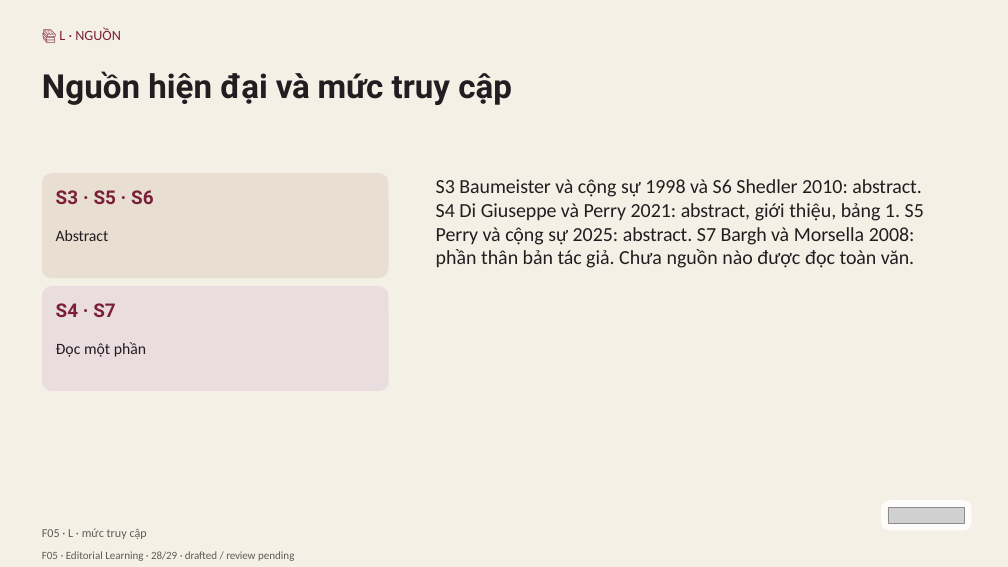
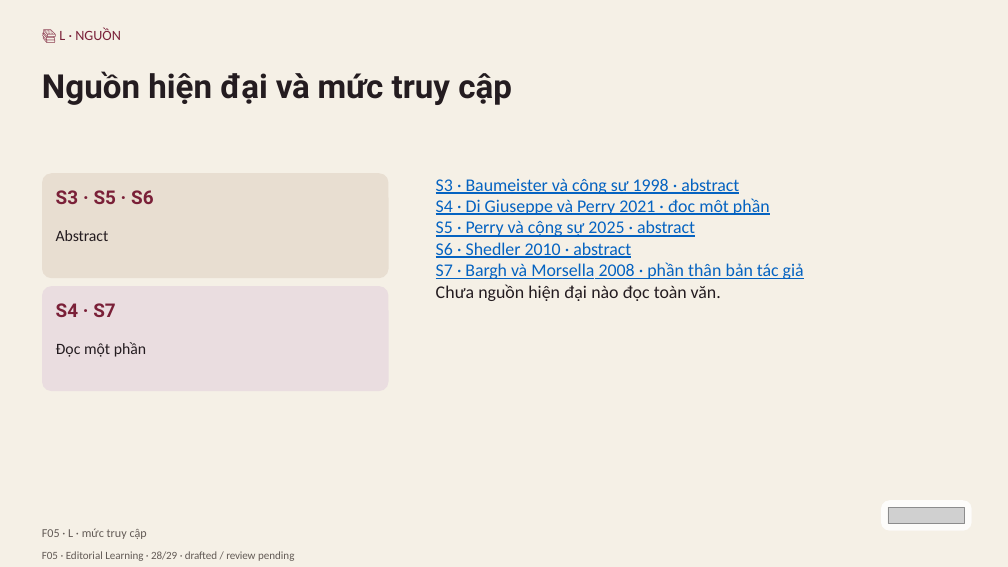
Before and after one commit to vohoailinh90/Multiple-report, a slide deck: slide 28 of psychology-knowledge/01-Sigmund-Freud/visuals/f05.pptx. Drawn at 1008x567 pixels with LibreOffice and Linux fonts; fonts in the diff are those of the drawing; grey boxes stand for pictures. Boxes give left, top, right and bottom in pixels: in the first picture for what was removed or moved away, otherwise in the second. Text is boxed around its words. In the diff, an @@ line names an element or a change of style, - is before the commit and + after.

```diff
--- a/psychology-knowledge/01-Sigmund-Freud/visuals/f05.pptx
+++ b/psychology-knowledge/01-Sigmund-Freud/visuals/f05.pptx
@@ text at <box>436,178,804,301</box>: text changed; size 28.5 to 25.5 pt; text colour #241C20 to #0563C1 @@
-S3 Baumeister và cộng sự 1998 và S6 Shedler 2010: abstract. S4 Di Giuseppe và Perry 2021: abstract, giới thiệu, bảng 1. S5 Perry và cộng sự 2025: abstract. S7 Bargh và Morsella 2008: phần thân bản tác giả. Chưa nguồn nào được đọc toàn văn.
+S3 · Baumeister và cộng sự 1998 · abstract
+S4 · Di Giuseppe và Perry 2021 · đọc một phần
+S5 · Perry và cộng sự 2025 · abstract
+S6 · Shedler 2010 · abstract
+S7 · Bargh và Morsella 2008 · phần thân bản tác giả
+Chưa nguồn hiện đại nào đọc toàn văn.
```
Also in this commit, not shown: 1 other slide changed, 8 other files.
